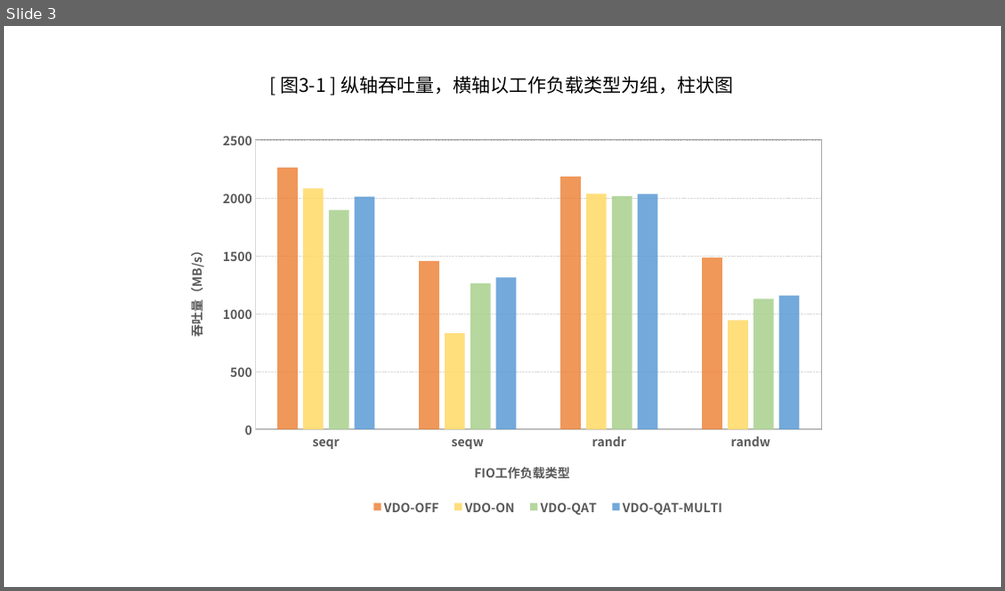
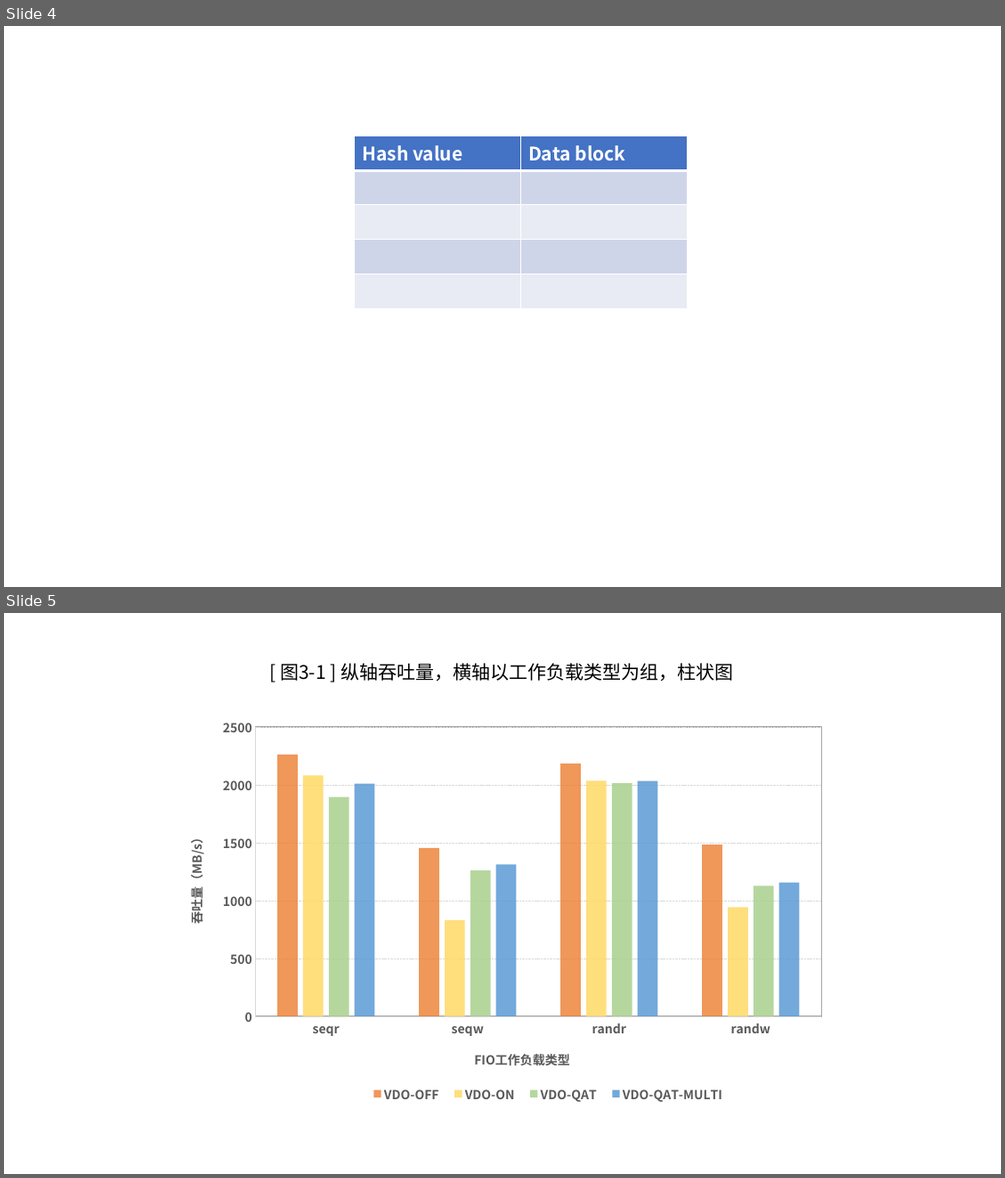
Before and after one commit to lingxu-wxw/intel-vdo-note, a slide deck: VDO测试图表.pptx. Shown one above the other, each under a label of ours: slide 3 before the commit, slides 4 and 5 after it. The pictures are 1005x591 and 1005x1178 pixels, drawn with LibreOffice and Linux fonts; fonts in the diff are those of the drawing. Boxes give left, top, right and bottom in pixels: in the first picture for what was removed or moved away, otherwise in the second. Text is boxed around its words. In the diff, an @@ line names an element or a change of style, - is before the commit and + after.

```diff
--- a/VDO测试图表.pptx
+++ b/VDO测试图表.pptx
@@ slide 4 added at [4, 26, 1001, 587], background #FFFFFF @@
@@ table added at [355, 136, 687, 288], 5 rows, 2 columns @@
+Hash value | Data block
+ | 
+ | 
+ | 
+ | 
@@ what was slide 3 is now slide 5 @@
```
Also in this commit, not shown: 2 slides changed, 1 other slide added.
